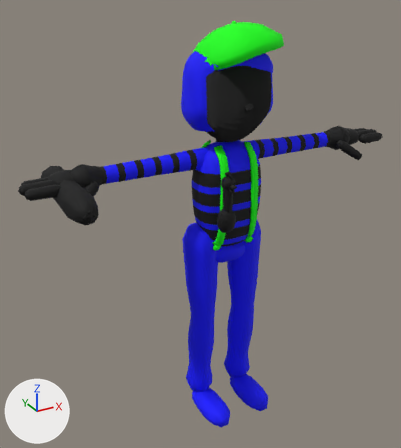
Two versions of the glTF model game/art3d/chars/hush/hush.glb, one commit apart.
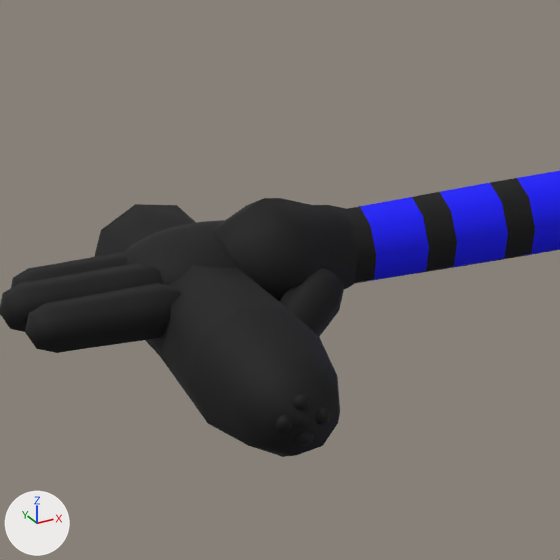
The first picture shows the older version from a 50 mm camera at (-1.054, -1.682, 1.733) aimed at (-0.083, 0.083, 0.851). The close-ups show the older and then the newer version on the part from 5% to 37% of the width and 26% to 56% of the height of that picture. Only the edits that show in the close-ups are written down. The lights are fixed; the arrows at lower left show +X, +Y and +Z. Vertices at exactly the same position are counted once.

In view in the first close-up: 'hush_body'.
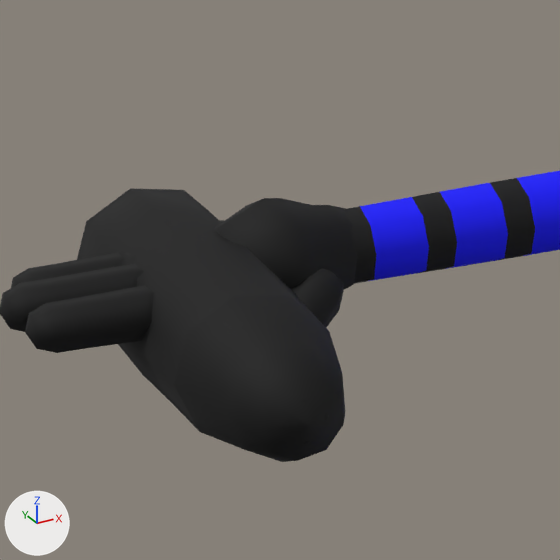
Where the change shows, as pixel boxes (x1, y1, x2, y2) in the close-ups (560 x 560 px; the box of a moved part takes in the faces that stretch with it):
'hush_body', reshaped
    before: (0, 171, 560, 457)
    after: (0, 171, 560, 462)
part 1 of me_hush_body, moved or reshaped
    before: (116, 222, 337, 447)
    after: (77, 188, 342, 451)

Diff of the bpy script that builds the scene:
```diff
--- a/game/art3d/chars/hush/hush.glb.py
+++ b/game/art3d/chars/hush/hush.glb.py
@@ me_hush_body @@
 # used by ob_hush_body; location = (0.0, 0.0, 0.0)
-me_hush_body.from_pydata(...)  # 5087 vertices, 9830 faces; spans x -0.76..0.76, y -0.21..0.23, z 0.0..1.61
+me_hush_body.from_pydata(...)  # 5078 vertices, 9812 faces; spans x -0.76..0.76, y -0.22..0.24, z 0.0..1.61
+# me_hush_body part 1
+# 13 vertices are removed from x -0.65..-0.56, y -0.21..0.21, z 1.05..1.13
+# 74 faces are deleted
+# 10 vertices in x -0.61, y 0.23, z 1.1 move by (0.0, 0.01, 0.0)
+# 6 vertices in x -0.66..-0.57, y 0.18, z 1.05..1.14 move by (0.0, 0.04, 0.0)
+# 4 vertices in x -0.59, y -0.1..0.11, z 1.14 move by (0.01, 0.0, 0.01)
+# 4 vertices in x -0.65, y -0.1..0.11, z 1.13 move by (-0.01, 0.0, 0.01)
+# 3 vertices in x -0.66, y -0.03..0.11, z 1.1 move by (-0.02, 0.0, 0.0)
+# 3 vertices in x -0.57, y -0.03..0.11, z 1.11 move by (0.02, 0.0, 0.01)
+# 43 vertices move from x -0.66..-0.56, y -0.21..0.18, z 1.05..1.15 to x -0.68..-0.55, y -0.21..0.22, z 1.03..1.16
+# 4 vertices are added at (-0.61, -0.22, 1.1), (-0.61, -0.22, 1.1), (-0.56, -0.1, 1.12), (-0.58, -0.1, 1.05)
+# 56 new faces join them
 me_hush_body.materials.append(mat_hush_toy)
```
